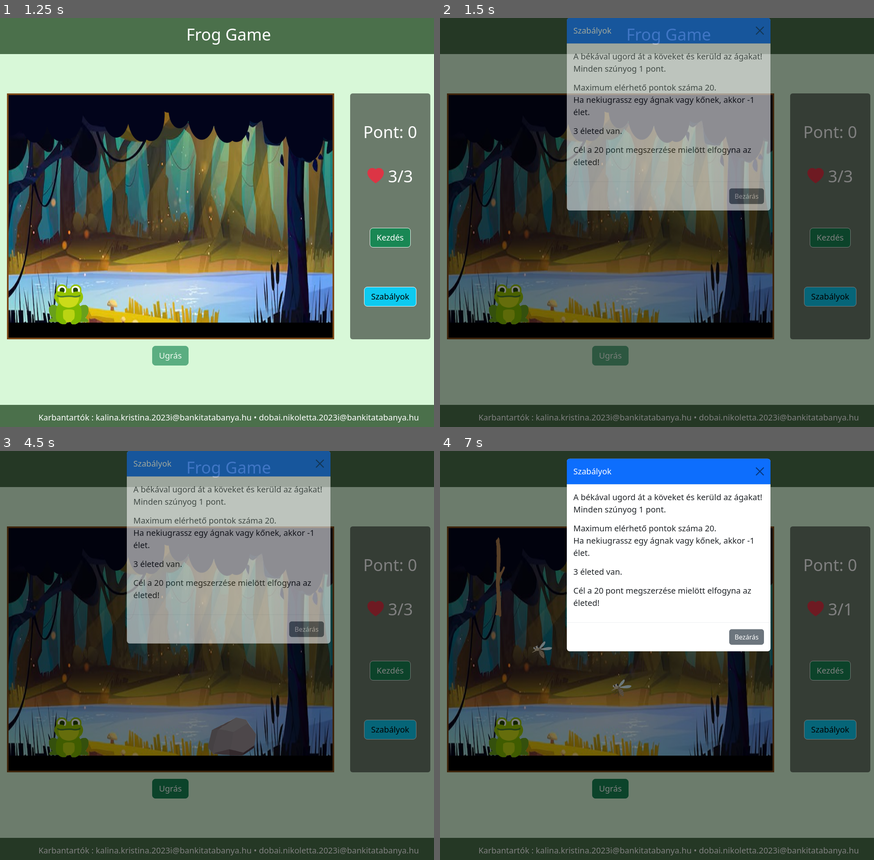
Above: before the commit, frames 1-4 (two rows, left to right).
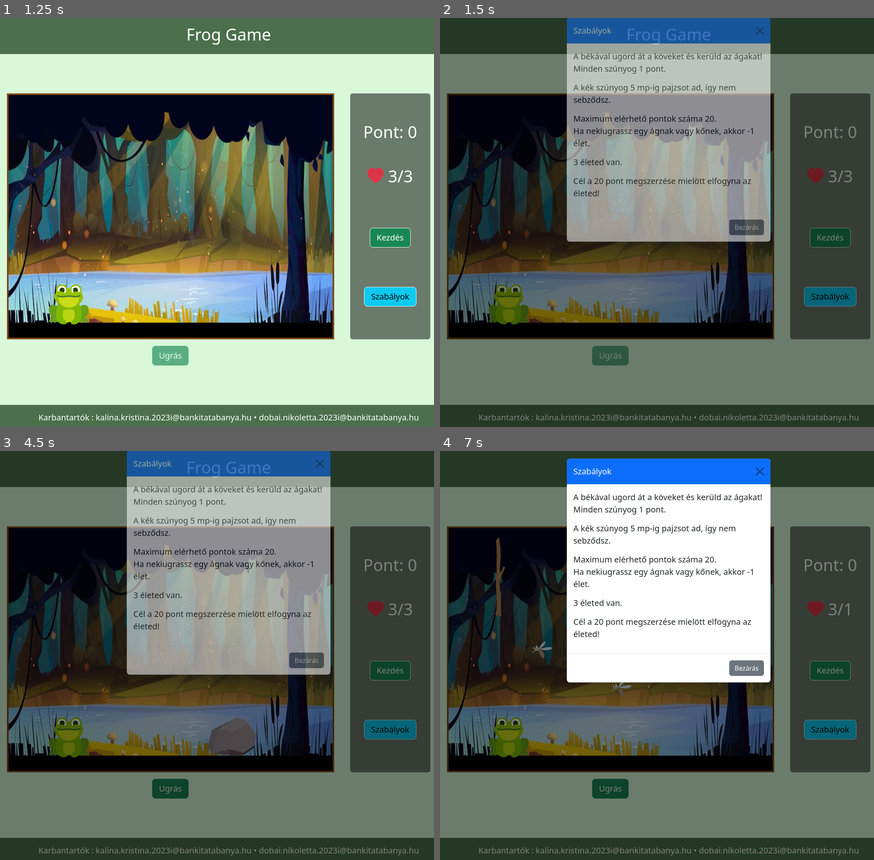
Above: after the commit, the same moments.

Repository: krisz28/Frog-Game
Game: browser game, page index.html
The game is run twice, just before and just after one commit, with the same random seed, the same clock (stepped at 60 frames per second) and the same inputs.
Inputs (mouse positions are in pixels of both pictures, inside the frame that each line leads up to):
- Up to frame 1 (1.25 s): click (217, 222) at 0.27 s; click (217, 263) at 1.07 s
- Up to frame 2 (1.5 s): click "Szabályok" at 1.27 s
- Up to frame 3 (4.5 s): click (134, 614) at 1.67 s; click "Close" at 1.77 s; click "Close" at 1.87 s; click (303, 594) at 2.27 s; click "Ugrás" at 2.47 s; click (282, 737) at 2.87 s; click "Kezdés" at 3.07 s; click (112, 757) at 3.47 s; click "Kezdés" at 3.67 s; click (217, 573) at 4.07 s; click "Szabályok" at 4.27 s
- Up to frame 4 (7 s): click (787, 675) at 4.67 s; click "Close" at 4.77 s; click "Bezárás" at 4.87 s; click (531, 655) at 5.27 s; click "Ugrás" at 5.47 s; click (617, 794) at 5.87 s; click "Ugrás" at 6.07 s; click (700, 516) at 6.47 s; click "Szabályok" at 6.67 s

Frame 1 is identical in both runs. In frame 2, 5.4% of the frame differs, in the area x 29-77%, y 16-55%; in frame 3, 5.4%; in frame 4, 5.5%, in the area x 29-77%, y 18-57%.

Commit message:
ugrásm gomb disabled és szabályok módosítása

Diff:
--- a/index.html
+++ b/index.html
@@ -52,6 +52,7 @@
                 <div class="modal-body">
                     <p>A békával ugord át a köveket és kerüld az ágakat! <br>
                         Minden szúnyog 1 pont.</p>
+                    <p>A kék szúnyog 5 mp-ig pajzsot ad, így nem sebződsz.</p>
                     <p>Maximum elérhető pontok száma 20. <br>
                         Ha nekiugrassz egy ágnak vagy kőnek, akkor -1 élet.</p>
                     <p>3 életed van. </p>
--- a/js/Elemek.js
+++ b/js/Elemek.js
@@ -8,7 +8,7 @@
     #moveInterval = null;
     #szajInterval = null;
     #utkozott = false;
-    #utesTimeout = null;
+
 
     static #elet = 3;
     static #utkozesVedett = false;
--- a/js/script.js
+++ b/js/script.js
@@ -44,13 +44,13 @@
 
         if (aktualisElet <= 0) {
             veszitModal();
-
+            document.querySelector(".ugras").classList.add("disabled");
 
         }
         else if (aktualisPont >= 20) {
             stop();
             nyeresModal.show();
-
+            document.querySelector(".ugras").classList.add("disabled");
         }
 
     }, 100);
